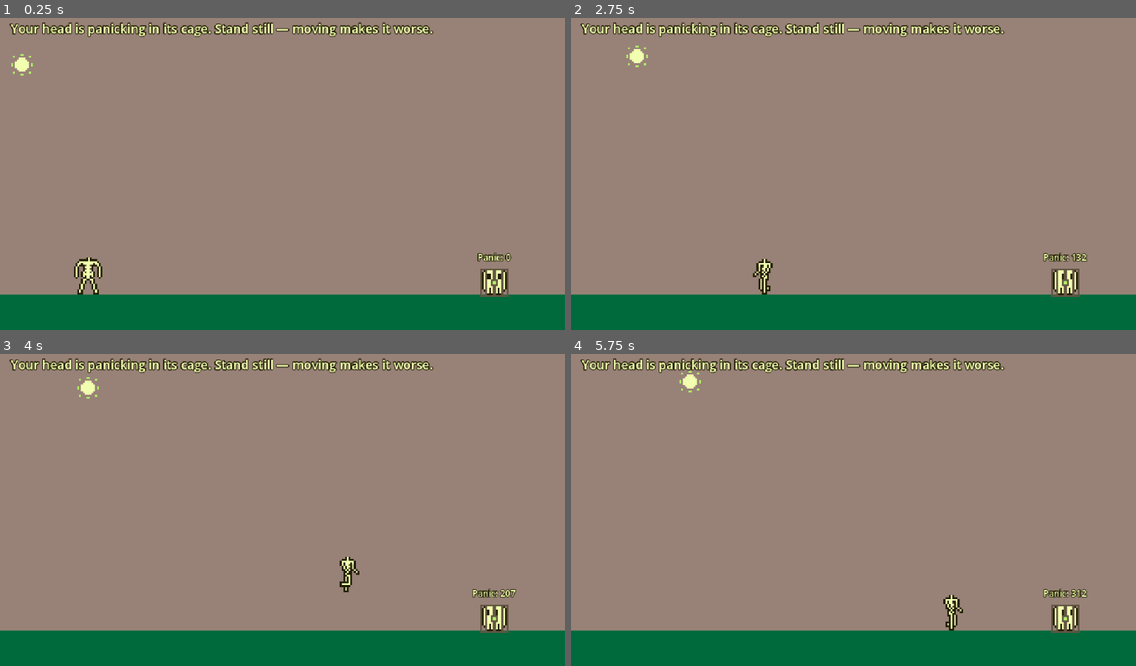
Above: before the commit, frames 1-4 (two rows, left to right).
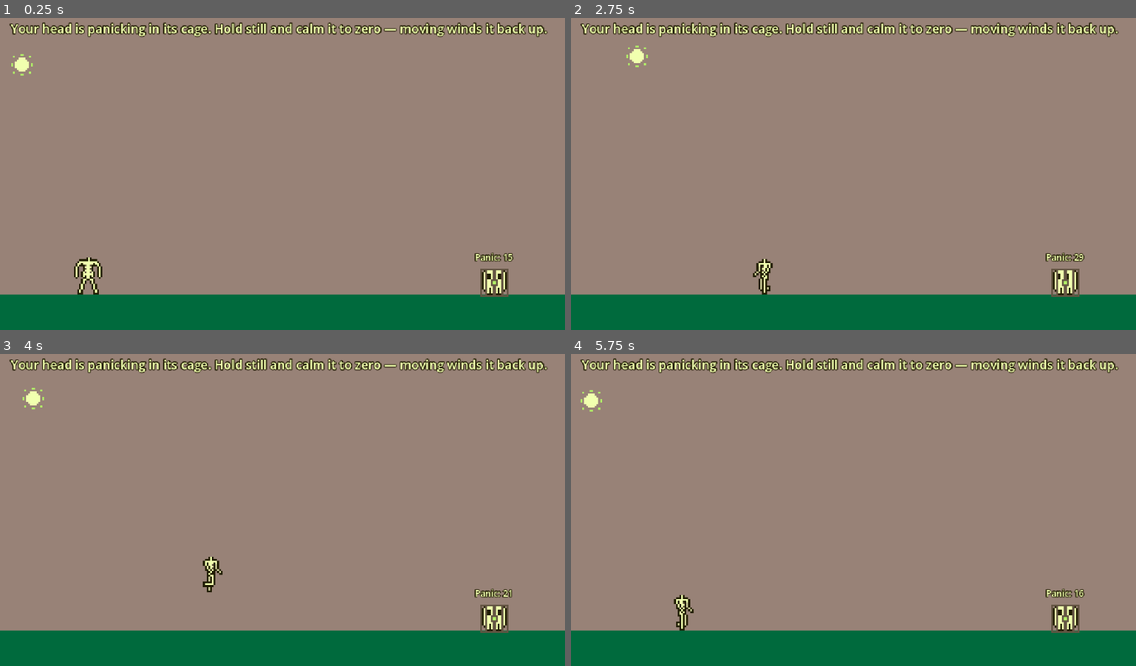
Above: after the commit, the same moments.

Repository: tucksravin/dont-lose-your-head
Game: Godot game, scene res://scenes/days/day_panic.tscn
Same seed, same stepped clock (60 frames per second), same inputs: the game is played once before the commit and once after it. This scene is started directly instead of the project's main scene.
Inputs:
- Up to frame 1 (0.25 s): no input
- Up to frame 2 (2.75 s): hold D (move_right) 0.53-2.03 s; tap E (interact) at 0.6, 1.35, 2.1 s; tap Space (jump) at 0.77, 1.52 s; hold A (move_left) from 2.03 s (still down)
- Up to frame 3 (4 s): release A (move_left) at 2.78 s; hold D (move_right) from 2.78 s (still down); tap E (interact) at 2.85, 3.6 s; tap Space (jump) at 3.02, 3.77 s
- Up to frame 4 (5.75 s): release D (move_right) at 4.28 s; hold A (move_left) 4.28-5.03 s; tap E (interact) at 4.35, 5.1 s; tap Space (jump) at 4.52 s; hold D (move_right) from 5.03 s (still down)

The runs differ from the first frame. In frame 1, 1.7% of the frame differs, in the area x 37-97%, y 1-79%; in frame 2, 1.7%; in frame 3, 2.4%; in frame 4, 2.5%, in the area x 1-97%, y 1-89%.

Commit message:
Panic day: the goal is calming panic to zero, not standing still for N seconds
- panic starts at 15 (the agitated eye speed) instead of 0
- moving adds 6/s; stopping HOLDS the value for 0.5s, then it falls at 3/s, so
  twitchy movement never pays off
- reaching 0 satisfies the day's need — panic_counter.tscn now carries its own
  WinCondition child (keyed mind), same shape as spatial_goal.tscn. max_panic
  30 still fails the day.
- eye speed maps straight off the meter (0.1x at 0 -> 4.0x at 15), so the head
  is the progress bar
- stillness_goal.gd/.tscn deleted, superseded

Verified: opens at 15.0/eye 4.00; 1s moving -> 21.1; unchanged 0.4s after
stopping; falls to 0 with eye 0.10 and the condition satisfied. Chain still
reaches the reunion.

Diff:
--- a/scenes/days/day_panic.tscn
+++ b/scenes/days/day_panic.tscn
@@ -6,7 +6,6 @@
 [ext_resource type="PackedScene" uid="uid://bhou4a7r04mw5" path="res://scenes/sun/sun.tscn" id="5_jila2"]
 [ext_resource type="PackedScene" uid="uid://dw8hb3tpyauj6" path="res://scenes/gameplay/panic_counter.tscn" id="6_panic_counter"]
 [ext_resource type="Script" uid="uid://omcistp86lxg" path="res://scenes/gameplay/panic_label.gd" id="7_panic_label"]
-[ext_resource type="PackedScene" path="res://scenes/gameplay/stillness_goal.tscn" id="8_stillness"]
 
 [sub_resource type="RectangleShape2D" id="RectangleShape2D_floor"]
 size = Vector2(640, 40)
@@ -63,10 +62,6 @@
 
 [node name="PanicCounter" parent="." unique_id=1147921961 instance=ExtResource("6_panic_counter")]
 
-[node name="StillnessGoal" parent="." instance=ExtResource("8_stillness")]
-key = "mind"
-seconds_required = 3.0
-
 [node name="Instruction" type="Label" parent="."]
 offset_left = 12.0
 offset_top = 8.0
@@ -76,6 +71,6 @@
 theme_override_colors/font_outline_color = Color(0.125490196078431, 0.109803921568627, 0.007843137254902, 1)
 theme_override_constants/outline_size = 4
 theme_override_font_sizes/font_size = 14
-text = "Your head is panicking in its cage. Stand still — moving makes it worse."
+text = "Your head is panicking in its cage. Hold still and calm it to zero — moving winds it back up."
 
 [node name="Sun" parent="." unique_id=837465219 instance=ExtResource("5_jila2")]
--- a/scenes/gameplay/panic_counter.gd
+++ b/scenes/gameplay/panic_counter.gd
@@ -1,80 +1,103 @@
 extends Node
 class_name PanicCounter
-## Tracks how "panicked" the caged head is — day_panic's fail condition,
-## alongside the sun timer. Moving the body winds panic up; holding still lets
-## it fall again. At max_panic the day fails via Events.day_failed, the same
-## escape hatch the sun timer uses.
+## day_panic's whole mechanic: the caged head starts panicking, and the day is
+## won by getting its panic to **zero**.
 ##
-## It also drives the head's cage animation: the more panicked, the faster the
-## head rattles (Head.set_agitation()). That is the whole read of the day —
-## the player learns "when I move, it gets worse" from the picture, not the number.
+##   moving          -> panic climbs, and the cage animation speeds up with it
+##   stop moving     -> panic holds for `calm_delay`, then falls
+##   panic reaches 0 -> the child WinCondition is satisfied (the day's need)
+##   panic hits max  -> Events.day_failed, the same escape hatch the sun uses
 ##
-## Finds the body and the head by group rather than wired NodePaths — the same
-## way Game finds "the" head — so dropping this into a day needs no setup.
+## The hold before it starts falling is what makes it a mechanic rather than a
+## timer: stopping does not pay off instantly, so twitchy movement never lets it
+## recover, while committing to standing still does.
+##
+## The number is also the picture — the cage loop's speed is mapped straight off
+## the meter, so the player reads their progress from the head, not the label.
+##
+## Finds the body and the head by group, the same idiom Game uses, so dropping
+## this into a day needs no per-instance wiring.
 
-## Panic added per second of movement.
-@export var panic_per_second: float = 60.0
-## Panic removed per second while the body is still. Set 0 for no recovery —
-## then any movement is permanent progress toward failing.
-@export var calm_per_second: float = 45.0
-## Panic value that fails the day. At the defaults that is ~6.7 s of solid
-## movement from calm, and ~9 s to recover from full.
-@export var max_panic: float = 400.0
+## Panic at the start of the day — the head is already agitated when you arrive.
+@export var start_panic: float = 15.0
+## Panic value that fails the day.
+@export var max_panic: float = 30.0
+## Panic added per second while the body is moving.
+@export var panic_per_second: float = 6.0
+## Seconds of stillness before panic *starts* coming down.
+@export var calm_delay: float = 0.5
+## Panic removed per second once it is falling.
+@export var calm_per_second: float = 3.0
 ## Speed below which the body counts as still (px/s).
 @export var still_speed: float = 1.0
-## Cage-animation speed at 0 panic and at max panic, as a multiple of the rate
-## authored in head_frames.tres. Calm is deliberately near-still — the eyes
-## barely drift until something is actually happening.
+## Cage-animation speed at 0 panic and at `start_panic`, as a multiple of the
+## rate authored in head_frames.tres. Calm is near-still; the starting value is
+## the agitated look the day opens on.
 @export var calm_agitation: float = 0.1
 @export var frantic_agitation: float = 4.0
-## Floor applied while the body is moving, so the head reacts the instant you
-## move rather than waiting for the meter to climb out of the calm range.
-@export var moving_agitation: float = 1.0
 
-## Emitted whenever `value` changes — the panic display listens to this.
+## Emitted when the whole number changes — the panic display listens to this.
 signal panic_changed(value: int)
+## Emitted once panic reaches zero, alongside satisfying the WinCondition.
+signal calmed
+
+@onready var condition: WinCondition = $WinCondition
 
 var value: float = 0.0
 
 var _body: CharacterBody2D
 var _head: Node
+var _still_for: float = 0.0
 var _failed: bool = false
+var _won: bool = false
 var _last_reported: int = -1
 
 
 func _ready() -> void:
 	add_to_group("panic_counter")
+	value = start_panic
 	_body = get_tree().get_first_node_in_group("body") as CharacterBody2D
 	_head = get_tree().get_first_node_in_group("head")
+	if _body == null:
+		push_warning("PanicCounter: no node in group 'body' — panic will never change.")
+	_apply()
 
 
 func _physics_process(delta: float) -> void:
-	if _failed or _body == null:
+	if _failed or _won or _body == null:
 		return
 
-	var moving: bool = _body.velocity.length() > still_speed
-	value = clampf(value + (panic_per_second if moving else -calm_per_second) * delta,
-			0.0, max_panic)
+	if _body.velocity.length() > still_speed:
+		_still_for = 0.0
+		value = minf(value + panic_per_second * delta, max_panic)
+	else:
+		# Hold, then fall. Stopping buys calm only if you keep standing there.
+		_still_for += delta
+		if _still_for >= calm_delay:
+			value = maxf(value - calm_per_second * delta, 0.0)
 
-	# Report only when the whole number changes: the label redraws ~60x/s otherwise.
-	var shown: int = int(value)
-	if shown != _last_reported:
-		_last_reported = shown
-		panic_changed.emit(shown)
+	_apply()
 
-	if _head != null and _head.has_method("set_agitation"):
-		# Ramp with the meter, but never below moving_agitation while moving —
-		# otherwise the first second of movement looks like nothing is wrong.
-		var agitation: float = lerpf(calm_agitation, frantic_agitation, value / max_panic)
-		if moving:
-			agitation = maxf(agitation, moving_agitation)
-		_head.call("set_agitation", agitation)
-
-	if value >= max_panic:
+	if value <= 0.0:
+		_won = true
+		calmed.emit()
+		condition.satisfy()
+	elif value >= max_panic:
 		_failed = true
 		Events.day_failed.emit("panic")
 
 
-## 0.0–1.0, for a HUD that wants a bar rather than a number.
+## Push the meter out to the label and the head.
+func _apply() -> void:
+	var shown: int = int(ceilf(value))
+	if shown != _last_reported:
+		_last_reported = shown
+		panic_changed.emit(shown)
+	if _head != null and _head.has_method("set_agitation"):
+		_head.call("set_agitation",
+				lerpf(calm_agitation, frantic_agitation, clampf(value / start_panic, 0.0, 1.0)))
+
+
+## 0.0–1.0 against the starting value, for a HUD that wants a bar.
 func ratio() -> float:
-	return value / max_panic
+	return clampf(value / start_panic, 0.0, 1.0)
--- a/scenes/gameplay/panic_counter.tscn
+++ b/scenes/gameplay/panic_counter.tscn
@@ -1,6 +1,11 @@
-[gd_scene format=3 uid="uid://dw8hb3tpyauj6"]
+[gd_scene load_steps=3 format=3 uid="uid://dw8hb3tpyauj6"]
 
 [ext_resource type="Script" uid="uid://cm2u20ef2crkr" path="res://scenes/gameplay/panic_counter.gd" id="1_panic_counter_script"]
+[ext_resource type="Script" path="res://scenes/gameplay/win_condition.gd" id="2_win_condition"]
 
 [node name="PanicCounter" type="Node" unique_id=142159389]
 script = ExtResource("1_panic_counter_script")
+
+[node name="WinCondition" type="Node" parent="."]
+script = ExtResource("2_win_condition")
+key = "mind"
--- a/scenes/gameplay/stillness_goal.gd
+++ /dev/null
@@ -1,54 +0,0 @@
-extends Node
-class_name StillnessGoal
-## The day_panic win: stand still long enough and the need is met.
-##
-## Mirrors SpatialGoal's shape — a thing in the world that watches for something
-## and calls satisfy() on its child WinCondition. SpatialGoal watches *where* the
-## body is; this watches whether it is moving at all. The WinCondition itself
-## still knows nothing about how it was met (DESIGN.md §2.2).
-##
-## Finds the body by group rather than a wired path, the same idiom head.gd and
-## PanicCounter use, so dropping this into a day needs no per-instance setup.
-
-## Which need standing still satisfies. Set per instance in the day.
-@export_enum("body", "mind") var key: String = "mind"
-## Seconds of stillness required. Moving resets the clock to zero.
-@export var seconds_required: float = 3.0
-## Speed below which the body counts as "not moving" (px/s). A hair above zero so
-## floor jitter and gravity settling don't read as movement.
-@export var still_speed: float = 1.0
-
-## Emitted every frame the player is holding still, with 0.0–1.0 progress, so a
-## HUD (TASKS.md T7) can show a "calming down" meter without polling this node.
-signal stillness_progress(ratio: float)
-
-@onready var condition: WinCondition = $WinCondition
-
-var _body: CharacterBody2D
-var _still_for: float = 0.0
-
-
-func _ready() -> void:
-	condition.key = key
-	_body = get_tree().get_first_node_in_group("body") as CharacterBody2D
-	if _body == null:
-		push_warning("StillnessGoal: no node in group 'body' — this goal can never be met.")
-
-
-func _physics_process(delta: float) -> void:
-	if _body == null or condition.is_satisfied:
-		return
-	if _body.velocity.length() <= still_speed:
-		_still_for += delta
-		stillness_progress.emit(clampf(_still_for / seconds_required, 0.0, 1.0))
-		if _still_for >= seconds_required:
-			condition.satisfy()
-	elif _still_for > 0.0:
-		_still_for = 0.0
-		stillness_progress.emit(0.0)
-
-
-## How close the player is to meeting this need, 0.0–1.0. For a HUD or a day
-## script that wants to poll instead of listening.
-func progress() -> float:
-	return clampf(_still_for / seconds_required, 0.0, 1.0)
--- a/scenes/gameplay/stillness_goal.tscn
+++ /dev/null
@@ -1,10 +0,0 @@
-[gd_scene load_steps=3 format=3]
-
-[ext_resource type="Script" path="res://scenes/gameplay/stillness_goal.gd" id="1_stillness"]
-[ext_resource type="Script" path="res://scenes/gameplay/win_condition.gd" id="2_win_condition"]
-
-[node name="StillnessGoal" type="Node"]
-script = ExtResource("1_stillness")
-
-[node name="WinCondition" type="Node" parent="."]
-script = ExtResource("2_win_condition")
Not shown, removed: scenes/gameplay/stillness_goal.gd.uid
Not shown, changed: journals/tucker.md
